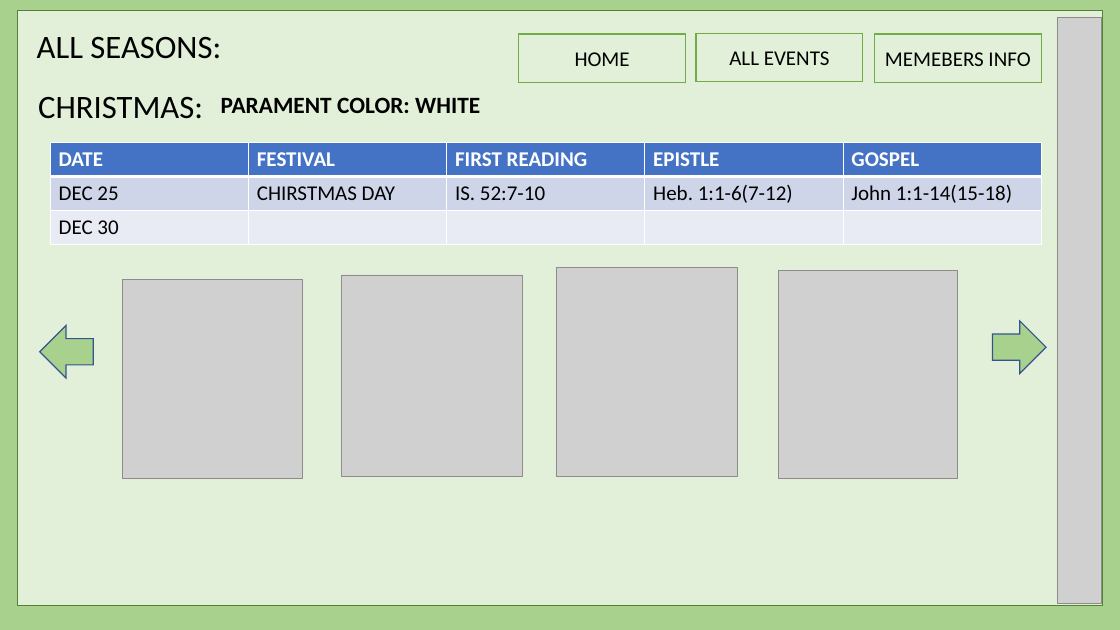
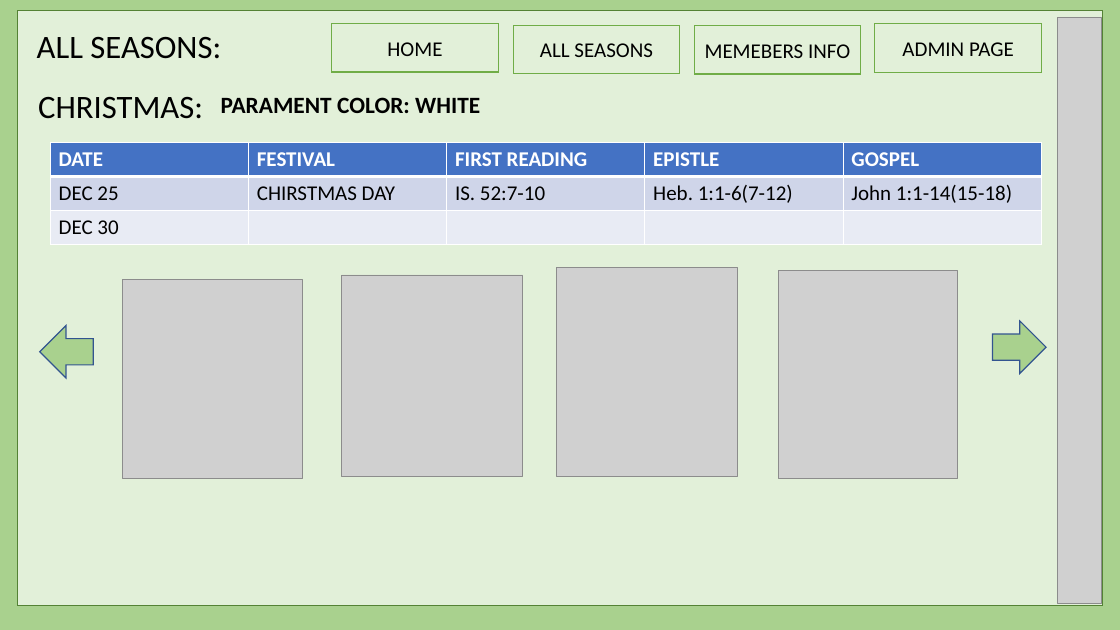
Before and after one commit to harishvavilala/Betterhappo, a slide deck: slide 10 of Powerpoints/BannerManagment.pptx. Drawn at 1120x630 pixels with LibreOffice and Linux fonts; fonts in the diff are those of the drawing; grey boxes stand for pictures. Boxes give left, top, right and bottom in pixels: in the first picture for what was removed or moved away, otherwise in the second. Text is boxed around its words. In the diff, an @@ line names an element or a change of style, - is before the commit and + after.

```diff
--- a/Powerpoints/BannerManagment.pptx
+++ b/Powerpoints/BannerManagment.pptx
@@ rectangle "HOME": place and size @@
-rectangle "HOME" at (519,34,686,83)
+rectangle "HOME" at (332,24,499,72)
@@ rectangle "ALL SEASONS": place and size @@
-rectangle "ALL SEASONS" at (697,34,864,82)
+rectangle "ALL SEASONS" at (513,25,681,74)
@@ rectangle "MEMEBERS INFO": place and size @@
-rectangle "MEMEBERS INFO" at (875,34,1042,83)
+rectangle "MEMEBERS INFO" at (694,25,861,74)
@@ rectangle added at (875,24,1042,73), fill #E2F0D9, outline #70AD47 1 pt, 18 pt, text #000000 @@
+ADMIN PAGE
@@ text in rectangle at (540,43,653,57): text changed @@
-ALL EVENTS
+ALL SEASONS
```
Also in this commit, not shown: 7 other slides changed.
